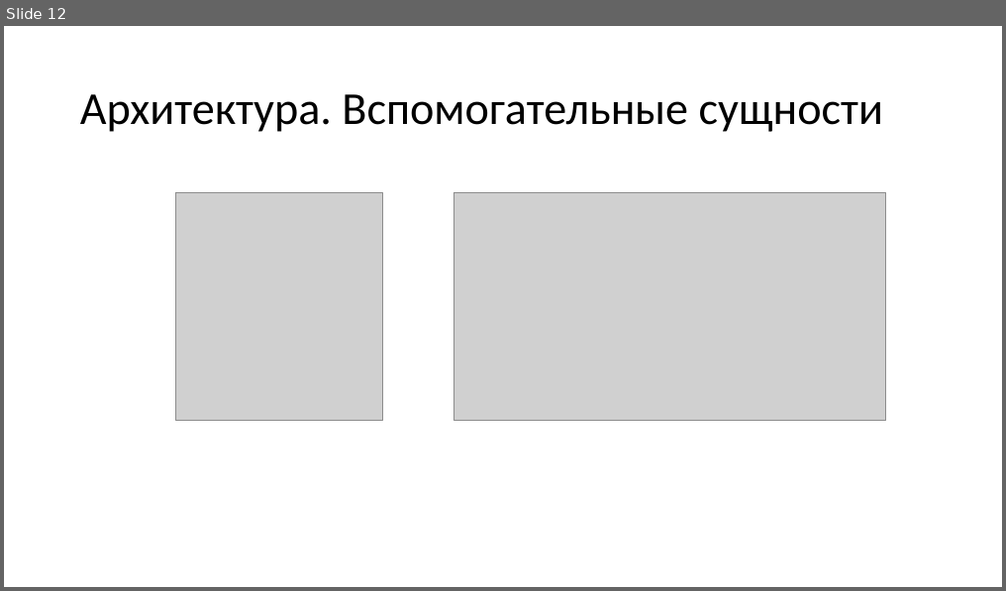
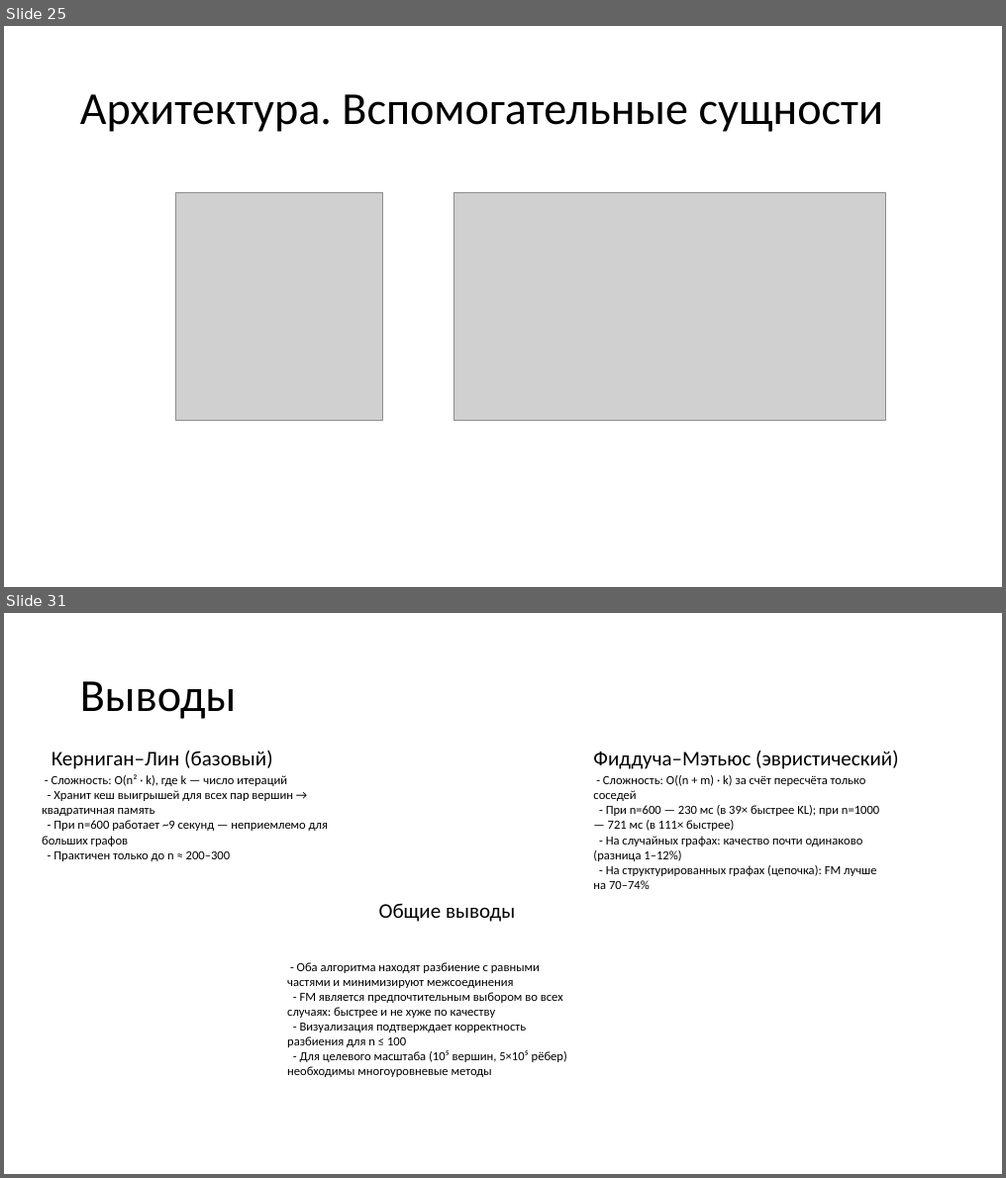
Before and after one commit to Sergho/circuits, a slide deck: presentation/presentation.pptx. Shown one above the other, each under a label of ours: slide 12 before the commit, slides 25 and 31 after it; the slides between them are not shown. The pictures are 1006x591 and 1006x1178 pixels, drawn with LibreOffice and Linux fonts; fonts in the diff are those of the drawing; grey boxes stand for pictures. Boxes give left, top, right and bottom in pixels: in the first picture for what was removed or moved away, otherwise in the second. Text is boxed around its words. In the diff, an @@ line names an element or a change of style, - is before the commit and + after.

```diff
--- a/presentation/presentation.pptx
+++ b/presentation/presentation.pptx
@@ slide 31 added at (4,613,1002,1174), background #FFFFFF @@
@@ title added at (80,681,237,719), 44 pt, text #000000 @@
+Выводы
@@ text added at (52,751,272,769), 20 pt, text #000000 @@
+Керниган–Лин (базовый)
@@ text added at (593,751,899,769), 20 pt, text #000000 @@
+Фиддуча–Мэтьюс (эвристический)
@@ text added at (42,774,328,861), 12 pt, text #000000 @@
+- Сложность: O(n² · k), где k — число итераций
+- Хранит кеш выигрышей для всех пар вершин → квадратичная память
+- При n=600 работает ~9 секунд — неприемлемо для больших графов
+- Практичен только до n ≈ 200–300
@@ text added at (593,775,879,889), 12 pt, text #000000 @@
+- Сложность: O((n + m) · k) за счёт пересчёта только соседей
+- При n=600 — 230 мс (в 39× быстрее KL); при n=1000 — 721 мс (в 111× быстрее)
+- На случайных графах: качество почти одинаково (разница 1–12%)
+- На структурированных графах (цепочка): FM лучше на 70–74%
@@ text added at (379,903,515,922), 20 pt, text #000000 @@
+Общие выводы
@@ text added at (287,962,567,1077), 12 pt, text #000000 @@
+- Оба алгоритма находят разбиение с равными частями и минимизируют межсоединения
+- FM является предпочтительным выбором во всех случаях: быстрее и не хуже по качеству
+- Визуализация подтверждает корректность разбиения для n ≤ 100
+- Для целевого масштаба (10⁵ вершин, 5×10⁵ рёбер) необходимы многоуровневые методы
@@ what was slide 12 is now slide 25 @@
```
Also in this commit, not shown: 7 slides changed, 9 other slides added, 2 slides removed.
